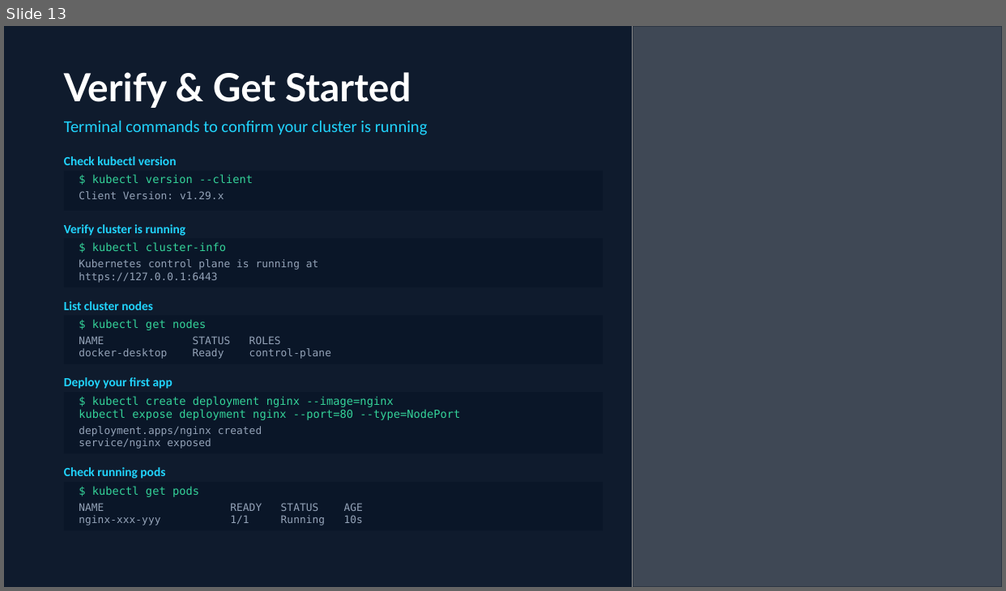
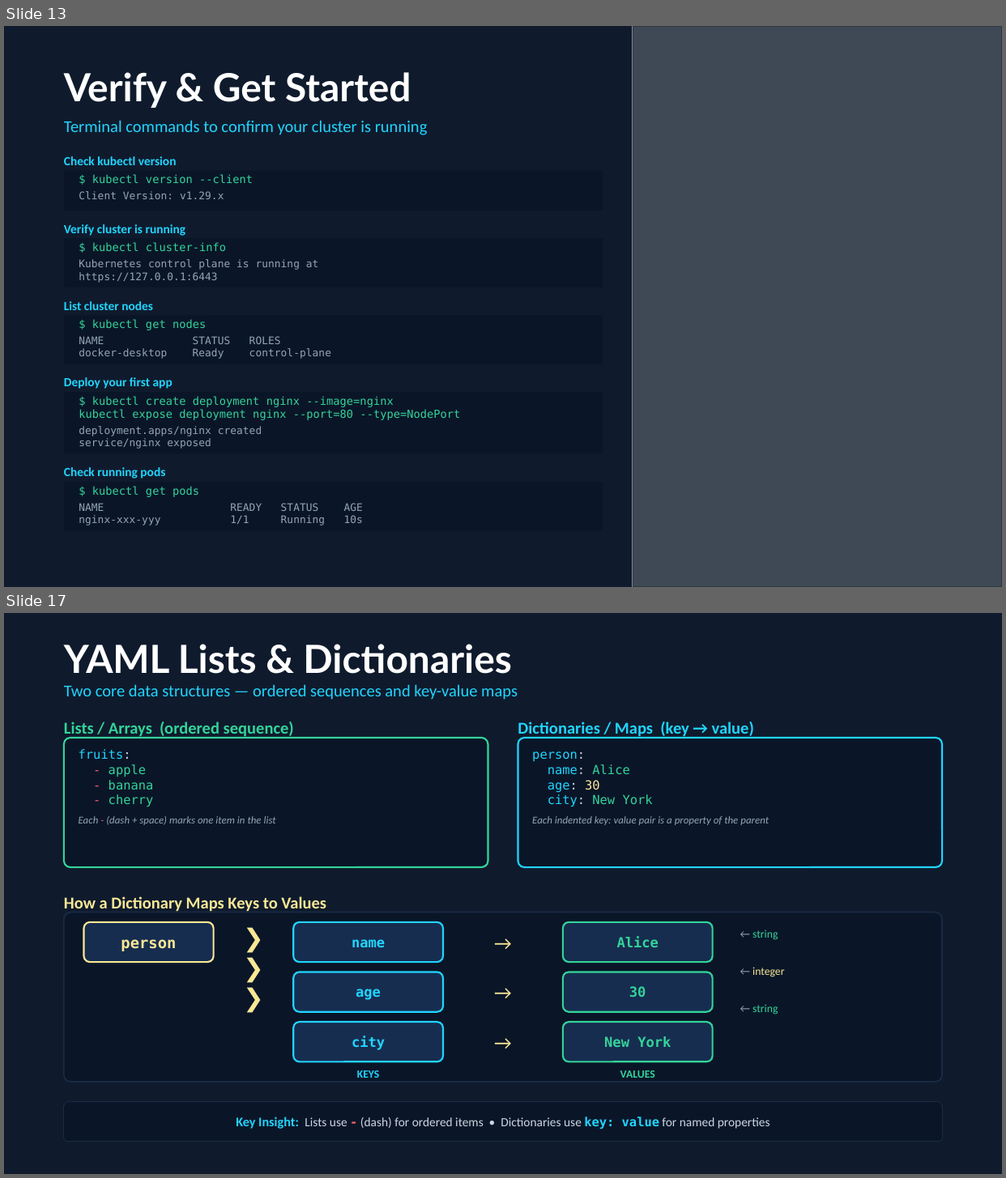
Before and after one commit to atul-matkawala-232/DevOps-Material, a slide deck: 21.kubernetes/Kubernetes.pptx. Shown one above the other, each under a label of ours: slide 13 before the commit, slides 13 and 17 after it; the slides between them are not shown. The pictures are 1006x591 and 1006x1178 pixels, drawn with LibreOffice and Linux fonts; fonts in the diff are those of the drawing; grey boxes stand for pictures. Boxes give left, top, right and bottom in pixels: in the first picture for what was removed or moved away, otherwise in the second. Text is boxed around its words. In the diff, an @@ line names an element or a change of style, - is before the commit and + after.

```diff
--- a/21.kubernetes/Kubernetes.pptx
+++ b/21.kubernetes/Kubernetes.pptx
@@ slide 17 added at box(4, 613, 1002, 1174), background #0F1B2D @@
@@ text added at box(64, 644, 511, 674), 28 pt, text #FFFFFF, bold @@
+YAML Lists & Dictionaries
@@ text added at box(64, 684, 518, 700), 12 pt, text #21D4FD @@
+Two core data structures — ordered sequences and key-value maps
@@ text added at box(64, 722, 294, 739), 12 pt, text #34D399, bold @@
+Lists / Arrays (ordered sequence)
@@ text added at box(518, 722, 754, 739), 12 pt, text #21D4FD, bold @@
+Dictionaries / Maps (key → value)
@@ rounded rectangle added at box(64, 738, 488, 867), fill #0A1628, outline #34D399 1.25 pt, 7.5 pt, text #94A3B8, italic @@
+fruits:
+- apple
+- banana
+- cherry
+Each - (dash + space) marks one item in the list
@@ rounded rectangle added at box(518, 738, 942, 867), fill #0A1628, outline #21D4FD 1.25 pt, 7.5 pt, text #94A3B8, italic @@
+person:
+name: Alice
+age: 30
+city: New York
+Each indented key: value pair is a property of the parent
@@ text added at box(64, 897, 326, 911), 12 pt, text #F9E795, bold @@
+How a Dictionary Maps Keys to Values
@@ rounded rectangle added at box(64, 913, 942, 1082), fill #0A1628, outline #1A2A44 1 pt @@
@@ rounded rectangle added at box(84, 922, 214, 962), fill #162D50, outline #F9E795 1.25 pt, 11 pt, text #F9E795, bold @@
+person
@@ text added at box(214, 922, 293, 1062), 18 pt, text #F9E795 @@
+❯
+❯
+❯
@@ rounded rectangle added at box(293, 922, 443, 962), fill #162D50, outline #21D4FD 1.25 pt, 10 pt, text #21D4FD, bold @@
+name
@@ text added at box(453, 922, 553, 962), 14 pt, text #F9E795 @@
+→
@@ rounded rectangle added at box(563, 922, 713, 962), fill #162D50, outline #34D399 1.25 pt, 10 pt, text #34D399, bold @@
+Alice
@@ text added at box(752, 931, 784, 1015), 8 pt, text #34D399 @@
+← string
+← integer
+← string
@@ rounded rectangle added at box(293, 973, 443, 1012), fill #162D50, outline #21D4FD 1.25 pt, 10 pt, text #21D4FD, bold @@
+age
@@ text added at box(453, 973, 553, 1012), 14 pt, text #F9E795 @@
+→
@@ rounded rectangle added at box(563, 973, 713, 1012), fill #162D50, outline #34D399 1.25 pt, 10 pt, text #34D399, bold @@
+30
@@ rounded rectangle added at box(293, 1022, 443, 1062), fill #162D50, outline #21D4FD 1.25 pt, 10 pt, text #21D4FD, bold @@
+city
@@ text added at box(453, 1022, 553, 1062), 14 pt, text #F9E795 @@
+→
@@ rounded rectangle added at box(563, 1022, 713, 1062), fill #162D50, outline #34D399 1.25 pt, 10 pt, text #34D399, bold @@
+New York
@@ text added at box(357, 1071, 380, 1078), 8 pt, text #21D4FD, bold @@
+KEYS
@@ text added at box(620, 1071, 655, 1078), 8 pt, text #34D399, bold @@
+VALUES
@@ rounded rectangle added at box(64, 1102, 942, 1142), fill #0A1628, outline #1A2A44 0.75 pt, 9 pt, text #CBD5E1 @@
+Key Insight: Lists use - (dash) for ordered items • Dictionaries use key: value for named properties
```
Also in this commit, not shown: 21 other slides added, 1 slide removed, 6 other files.
